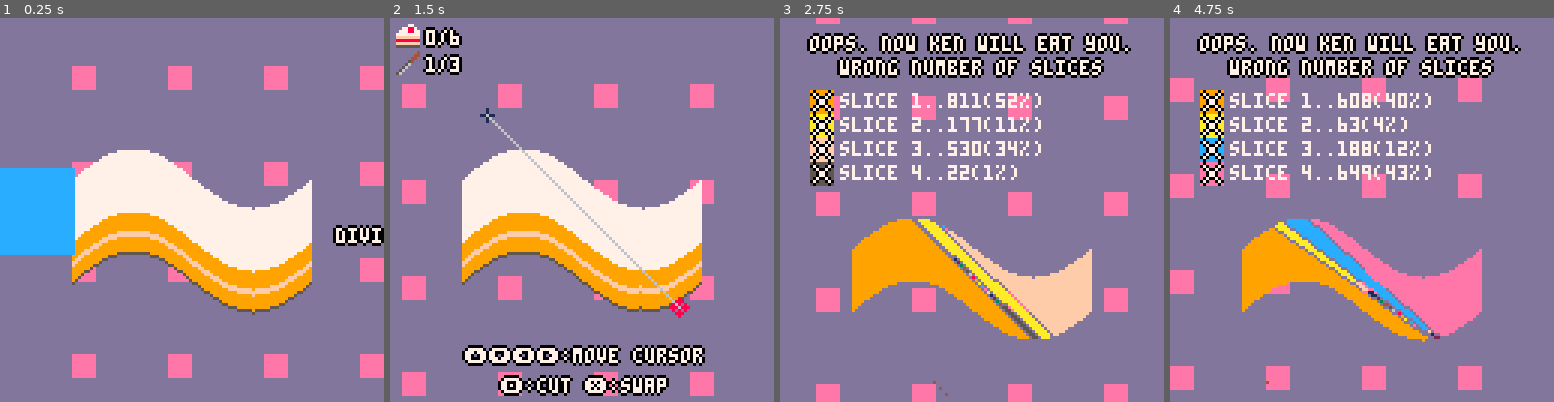
Above: before the commit, frames 1-4 (left to right).
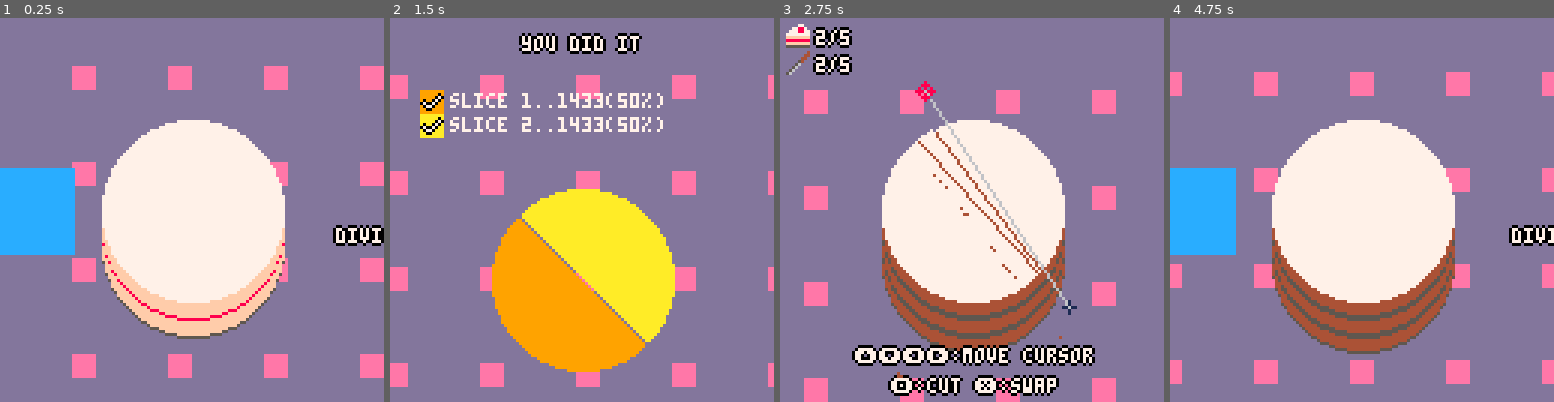
Above: after the commit, the same moments.

Repository: m-r-hunt/Pico-8-Carts
Game: PICO-8 cartridge cakecut.p8
The game is run twice, just before and just after one commit, with the same random seed, the same clock (stepped at 60 frames per second) and the same inputs.
Inputs (mouse positions are in pixels of both pictures, inside the frame that each line leads up to):
- Up to frame 1 (0.25 s): no input
- Up to frame 2 (1.5 s): tap X (X key) at 0.33, 1.07 s; click (670, 121) at 0.67 s; tap O (Z key) at 0.7 s; click (436, 267) at 1.22 s
- Up to frame 3 (2.75 s): hold Right 1.6-2.1 s; tap O (Z key) at 1.7, 2.1, 2.5 s; click (887, 114) at 1.77 s; tap X (X key) at 1.85 s; hold Up 2.15-2.42 s; click (952, 259) at 2.32 s; hold Right from 2.47 s (still down)
- Up to frame 4 (4.75 s): click (1404, 106) at 2.87 s; tap O (Z key) every 0.4 s from 2.9 to 4.5 s; tap X (X key) at 2.97, 4.08 s; release Right at 3.03 s; hold Left 3.08-3.58 s; click (1465, 256) at 3.42 s; hold Down 3.63-3.97 s; click (1231, 102) at 3.97 s; hold Right 4.02-4.68 s; click (1292, 248) at 4.52 s; hold Up from 4.73 s (still down)

The runs differ from the first frame. In frame 1, 19% of the frame differs, in the area x 18-82%, y 26-84%; in frame 2, 40%; in frame 3, 45%, in the area x 1-92%, y 0-100%; in frame 4, 44%.

Commit message:
More work with sound.

Diff:
--- a/cakecut.p8
+++ b/cakecut.p8
@@ -12,8 +12,10 @@
  end)
  --change_mode("title")
 
- leveln=5
+ leveln=1
  change_mode("level_intro")
+
+ music(0)
 end
 
 function _update()
@@ -135,8 +137,10 @@
    change_mode("end_transition")
    if #slices==level[3] and slices_equal() then
     end_trans_next="victory"
+    sfx(4)
    else
     end_trans_next="failure"
+    sfx(5)
     if #slices==level[3] then
      fail_reason="slices weren't even enough!"
     else
@@ -211,6 +215,9 @@
  for s=1,#slices do
   print(slices[s])
  end
+ print(stat(0))
+ print(stat(1))
+ print(stat(2))
 end
 
 function draw_result_table()
Not shown, changed: the music (__music__) section of cakecut.p8
Not shown, changed: the sound effects (__sfx__) section of cakecut.p8
